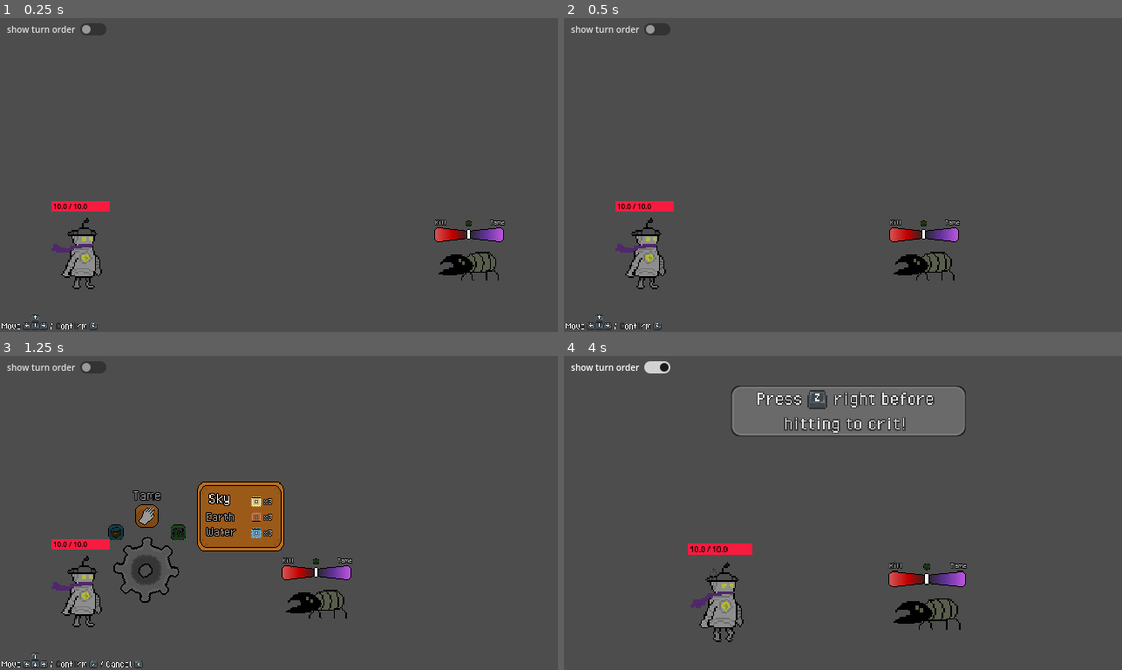
Above: before the commit, frames 1-4 (two rows, left to right).
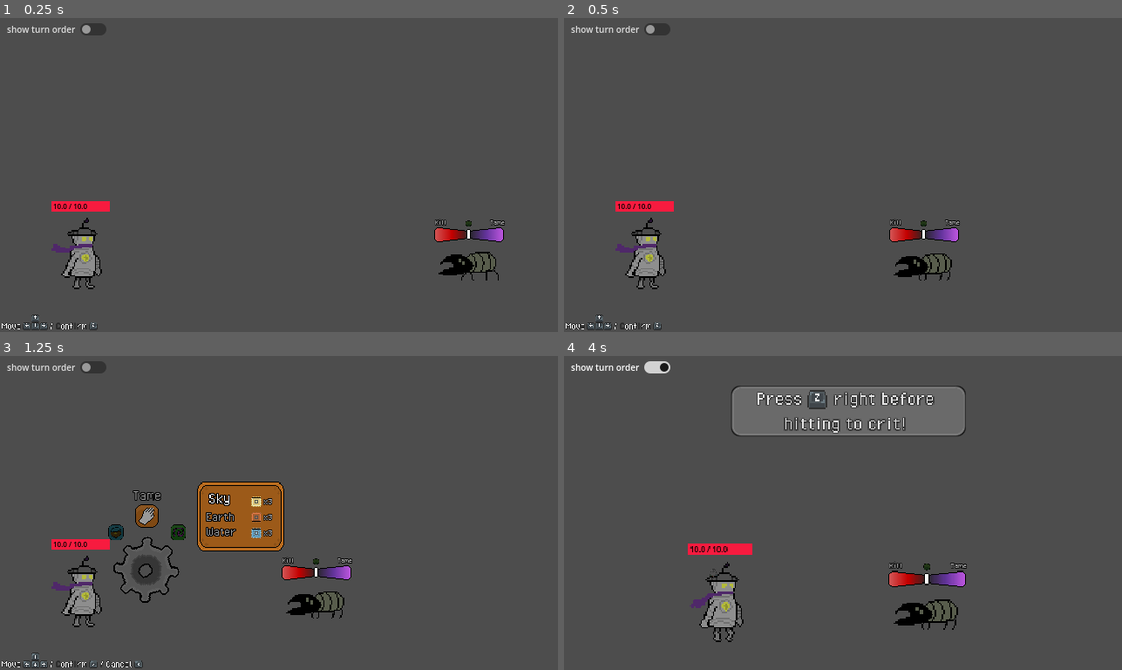
Above: after the commit, the same moments.

Repository: greeeegartur/cgvr-thesis
Game: Godot game, scene res://Scenes/CombatScene.tscn
The game is run twice, just before and just after one commit, with the same random seed, the same clock (stepped at 60 frames per second) and the same inputs.
Inputs:
- Up to frame 1 (0.25 s): no input
- Up to frame 2 (0.5 s): no input
- Up to frame 3 (1.25 s): tap Enter (ui_accept) at 0.5, 0.77 s; hold Right (ui_right) from 0.53 s (still down)
- Up to frame 4 (4 s): release Right (ui_right) at 1.25 s; click "show turn order" at 1.25 s; hold Down (ui_down) 2.03-2.78 s; tap Enter (ui_accept) at 2.27, 3.77 s; hold Right (ui_right) 2.78-3.53 s; hold Up (ui_up) from 3.53 s (still down)

Frame 1 is identical in both runs. In frame 2, 0.2% of the frame differs, in the area x 59-70%, y 74-84%; in frame 3, 0.2%; in frame 4, 0.3%, in the area x 59-72%, y 77-88%.

Commit message:
Creature animations, polishes + partial BG done
Added animations for all creatures so far. Also started work on the Jungle background

Diff:
--- a/droidream/Scenes/Entities/Bat/Bat.tscn
+++ b/droidream/Scenes/Entities/Bat/Bat.tscn
@@ -167,91 +167,17 @@
 "update": 1,
 "values": [0]
 }
-
-[sub_resource type="Animation" id="Animation_6ly4o"]
-resource_name = "death"
-length = 0.4
-tracks/0/type = "value"
-tracks/0/imported = false
-tracks/0/enabled = true
-tracks/0/path = NodePath("..:modulate")
-tracks/0/interp = 1
-tracks/0/loop_wrap = true
-tracks/0/keys = {
-"times": PackedFloat32Array(0, 0.4),
-"transitions": PackedFloat32Array(1, 1),
-"update": 0,
-"values": [Color(0.9076336, 0.109008394, 0.13615158, 1), Color(1, 1, 1, 0)]
-}
-tracks/1/type = "value"
-tracks/1/imported = false
-tracks/1/enabled = true
-tracks/1/path = NodePath("../../EnemyAxisBar:modulate")
-tracks/1/interp = 1
-tracks/1/loop_wrap = true
-tracks/1/keys = {
-"times": PackedFloat32Array(0, 0.4),
-"transitions": PackedFloat32Array(1, 1),
-"update": 0,
-"values": [Color(1, 1, 1, 1), Color(1, 1, 1, 0)]
-}
-
-[sub_resource type="Animation" id="Animation_7naox"]
-resource_name = "subdue"
-length = 0.4
-tracks/0/type = "value"
-tracks/0/imported = false
-tracks/0/enabled = true
-tracks/0/path = NodePath("..:modulate")
-tracks/0/interp = 1
-tracks/0/loop_wrap = true
-tracks/0/keys = {
-"times": PackedFloat32Array(0, 0.4),
-"transitions": PackedFloat32Array(1, 1),
-"update": 0,
-"values": [Color(1, 1, 1, 1), Color(1, 1, 1, 0.39215687)]
-}
-tracks/1/type = "value"
-tracks/1/imported = false
-tracks/1/enabled = true
-tracks/1/path = NodePath("../../EnemyAxisBar:modulate")
-tracks/1/interp = 1
-tracks/1/loop_wrap = true
-tracks/1/keys = {
-"times": PackedFloat32Array(0, 0.4),
-"transitions": PackedFloat32Array(1, 1),
-"update": 0,
-"values": [Color(1, 1, 1, 1), Color(1, 1, 1, 0)]
-}
-
-[sub_resource type="Animation" id="Animation_ovd4s"]
-resource_name = "bat_sweep"
-length = 2.7
-tracks/0/type = "value"
-tracks/0/imported = false
-tracks/0/enabled = true
-tracks/0/path = NodePath("..:position")
-tracks/0/interp = 1
-tracks/0/loop_wrap = true
-tracks/0/keys = {
-"times": PackedFloat32Array(0, 0.23333332, 1.0333333, 1.3666666, 1.5666667, 2.0666666, 2.1333334, 2.7),
-"transitions": PackedFloat32Array(1, 4.9245768, 0.6597541, 0.7071066, 0.35355338, 1, 1.7411013, 0.4665165),
-"update": 0,
-"values": [Vector2(0, -12), Vector2(3, -16), Vector2(-16.009491, 10), Vector2(-44.540806, 19.91436), Vector2(-64.265785, 8.855944), Vector2(-73, -16), Vector2(-73, -16), Vector2(0, -12)]
-}
-tracks/1/type = "method"
-tracks/1/imported = false
-tracks/1/enabled = true
-tracks/1/path = NodePath("../..")
-tracks/1/interp = 1
-tracks/1/loop_wrap = true
-tracks/1/keys = {
-"times": PackedFloat32Array(1.7),
-"transitions": PackedFloat32Array(1),
-"values": [{
-"args": [],
-"method": &"on_attack_hit"
-}]
+tracks/6/type = "value"
+tracks/6/imported = false
+tracks/6/enabled = true
+tracks/6/path = NodePath(".:frame")
+tracks/6/interp = 1
+tracks/6/loop_wrap = true
+tracks/6/keys = {
+"times": PackedFloat32Array(0),
+"transitions": PackedFloat32Array(1),
+"update": 1,
+"values": [0]
 }
 
 [sub_resource type="Animation" id="Animation_pgv5r"]
@@ -317,6 +243,133 @@
 "update": 1,
 "values": [0, 1, 2, 3, 0]
 }
+tracks/5/type = "value"
+tracks/5/imported = false
+tracks/5/enabled = true
+tracks/5/path = NodePath(".:frame")
+tracks/5/interp = 1
+tracks/5/loop_wrap = true
+tracks/5/keys = {
+"times": PackedFloat32Array(0, 0.16666667, 0.33584252, 0.5025092, 0.6869506, 0.96666664, 1.2666667),
+"transitions": PackedFloat32Array(1, 1, 1, 1, 1, 1, 1),
+"update": 1,
+"values": [0, 1, 0, 1, 0, 1, 0]
+}
+
+[sub_resource type="Animation" id="Animation_ovd4s"]
+resource_name = "bat_sweep"
+length = 2.7
+tracks/0/type = "value"
+tracks/0/imported = false
+tracks/0/enabled = true
+tracks/0/path = NodePath("..:position")
+tracks/0/interp = 1
+tracks/0/loop_wrap = true
+tracks/0/keys = {
+"times": PackedFloat32Array(0, 0.23333332, 1.0333333, 1.5666667, 2.0666666, 2.1333334, 2.7),
+"transitions": PackedFloat32Array(1, 4.9245768, 0.6597541, 0.35355338, 1, 1.7411013, 0.4665165),
+"update": 0,
+"values": [Vector2(0, -12), Vector2(3, -16), Vector2(-16.009491, 10), Vector2(-64.265785, 8.855944), Vector2(-73, -16), Vector2(-73, -16), Vector2(0, -12)]
+}
+tracks/1/type = "method"
+tracks/1/imported = false
+tracks/1/enabled = true
+tracks/1/path = NodePath("../..")
+tracks/1/interp = 1
+tracks/1/loop_wrap = true
+tracks/1/keys = {
+"times": PackedFloat32Array(1.7),
+"transitions": PackedFloat32Array(1),
+"values": [{
+"args": [],
+"method": &"on_attack_hit"
+}]
+}
+tracks/2/type = "value"
+tracks/2/imported = false
+tracks/2/enabled = true
+tracks/2/path = NodePath(".:frame")
+tracks/2/interp = 1
+tracks/2/loop_wrap = true
+tracks/2/keys = {
+"times": PackedFloat32Array(0, 0.2, 0.53333336, 0.73333335, 1.6999999, 2.0666666, 2.26208, 2.46208, 2.6381679),
+"transitions": PackedFloat32Array(1, 1, 1, 1, 1, 1, 1, 1, 1),
+"update": 1,
+"values": [0, 1, 0, 1, 0, 1, 0, 1, 0]
+}
+
+[sub_resource type="Animation" id="Animation_6ly4o"]
+resource_name = "death"
+length = 0.4
+tracks/0/type = "value"
+tracks/0/imported = false
+tracks/0/enabled = true
+tracks/0/path = NodePath("..:modulate")
+tracks/0/interp = 1
+tracks/0/loop_wrap = true
+tracks/0/keys = {
+"times": PackedFloat32Array(0, 0.4),
+"transitions": PackedFloat32Array(1, 1),
+"update": 0,
+"values": [Color(0.9076336, 0.109008394, 0.13615158, 1), Color(1, 1, 1, 0)]
+}
+tracks/1/type = "value"
+tracks/1/imported = false
+tracks/1/enabled = true
+tracks/1/path = NodePath("../../EnemyAxisBar:modulate")
+tracks/1/interp = 1
+tracks/1/loop_wrap = true
+tracks/1/keys = {
+"times": PackedFloat32Array(0, 0.4),
+"transitions": PackedFloat32Array(1, 1),
+"update": 0,
+"values": [Color(1, 1, 1, 1), Color(1, 1, 1, 0)]
+}
+
+[sub_resource type="Animation" id="Animation_7naox"]
+resource_name = "subdue"
+length = 0.4
+tracks/0/type = "value"
+tracks/0/imported = false
+tracks/0/enabled = true
+tracks/0/path = NodePath("..:modulate")
+tracks/0/interp = 1
+tracks/0/loop_wrap = true
+tracks/0/keys = {
+"times": PackedFloat32Array(0, 0.4),
+"transitions": PackedFloat32Array(1, 1),
+"update": 0,
+"values": [Color(1, 1, 1, 1), Color(1, 1, 1, 0.39215687)]
+}
+tracks/1/type = "value"
+tracks/1/imported = false
+tracks/1/enabled = true
+tracks/1/path = NodePath("../../EnemyAxisBar:modulate")
+tracks/1/interp = 1
+tracks/1/loop_wrap = true
+tracks/1/keys = {
+"times": PackedFloat32Array(0, 0.4),
+"transitions": PackedFloat32Array(1, 1),
+"update": 0,
+"values": [Color(1, 1, 1, 1), Color(1, 1, 1, 0)]
+}
+
+[sub_resource type="Animation" id="Animation_qg26n"]
+resource_name = "idle"
+length = 0.7
+loop_mode = 1
+tracks/0/type = "value"
+tracks/0/imported = false
+tracks/0/enabled = true
+tracks/0/path = NodePath(".:frame")
+tracks/0/interp = 1
+tracks/0/loop_wrap = true
+tracks/0/keys = {
+"times": PackedFloat32Array(0, 0.35),
+"transitions": PackedFloat32Array(1, 1),
+"update": 1,
+"values": [0, 1]
+}
 
 [sub_resource type="AnimationLibrary" id="AnimationLibrary_ej3yk"]
 _data = {
@@ -324,6 +377,7 @@
 &"bat_spawn": SubResource("Animation_pgv5r"),
 &"bat_sweep": SubResource("Animation_ovd4s"),
 &"death": SubResource("Animation_6ly4o"),
+&"idle": SubResource("Animation_qg26n"),
 &"subdue": SubResource("Animation_7naox")
 }
 
@@ -345,6 +399,7 @@
 position = Vector2(-6.0000005, 0)
 scale = Vector2(1.6, 1.6)
 texture = ExtResource("3_ovd4s")
+vframes = 2
 
 [node name="TargetArrow" type="Node2D" parent="."]
 visible = false
@@ -363,6 +418,7 @@
 libraries = {
 &"": SubResource("AnimationLibrary_ej3yk")
 }
+autoplay = "idle"
 
 [node name="TurnOrder" type="Label" parent="."]
 visible = false
--- a/droidream/Scenes/Entities/Beetle/Beetle.tscn
+++ b/droidream/Scenes/Entities/Beetle/Beetle.tscn
@@ -112,6 +112,18 @@
 "update": 0,
 "values": [Vector2(0, 0), Vector2(33, 0), Vector2(33, 0), Vector2(-53, 0), Vector2(-53.5, 0), Vector2(0, 0)]
 }
+tracks/2/type = "value"
+tracks/2/imported = false
+tracks/2/enabled = true
+tracks/2/path = NodePath("Visual/Sprite2D:frame")
+tracks/2/interp = 1
+tracks/2/loop_wrap = true
+tracks/2/keys = {
+"times": PackedFloat32Array(0, 0.1, 0.19958426, 0.29958427, 0.40295467, 0.50295466, 0.6003754, 0.70037544, 0.76666665, 1.2640337, 1.3, 1.333807, 1.3697733, 1.4106119, 1.4465781, 1.4803852, 1.5163515, 1.5548315, 1.5907978, 1.6246048, 1.6605711, 1.7003279, 1.7362942, 1.7728056, 1.8666667, 2.033749, 2.1333334, 2.2331612, 2.3327456, 2.4403179, 2.5399022, 2.63973, 2.7393143, 2.8333335, 2.9666667),
+"transitions": PackedFloat32Array(1, 1, 1, 1, 1, 1, 1, 1, 1, 1, 1, 1, 1, 1, 1, 1, 1, 1, 1, 1, 1, 1, 1, 1, 1, 1, 1, 1, 1, 1, 1, 1, 1, 1, 1),
+"update": 1,
+"values": [0, 1, 0, 1, 0, 1, 0, 1, 0, 1, 0, 1, 0, 1, 0, 1, 0, 1, 0, 1, 0, 1, 0, 1, 0, 1, 0, 1, 0, 1, 0, 1, 0, 1, 0]
+}
 
 [sub_resource type="Animation" id="Animation_hei77"]
 resource_name = "death"
@@ -167,6 +179,23 @@
 "transitions": PackedFloat32Array(1, 1),
 "update": 0,
 "values": [Color(1, 1, 1, 1), Color(1, 1, 1, 0)]
+}
+
+[sub_resource type="Animation" id="Animation_flvfi"]
+resource_name = "beetle_idle"
+length = 0.8
+loop_mode = 1
+tracks/0/type = "value"
+tracks/0/imported = false
+tracks/0/enabled = true
+tracks/0/path = NodePath("Visual/Sprite2D:frame")
+tracks/0/interp = 1
+tracks/0/loop_wrap = true
+tracks/0/keys = {
+"times": PackedFloat32Array(0, 0.4),
+"transitions": PackedFloat32Array(1, 1),
+"update": 1,
+"values": [0, 1]
 }
 
 [sub_resource type="AnimationLibrary" id="AnimationLibrary_5wbek"]
@@ -174,6 +203,7 @@
 &"RESET": SubResource("Animation_5xyne"),
 &"beetle_tackle": SubResource("Animation_edmr7"),
 &"death": SubResource("Animation_hei77"),
+&"idle": SubResource("Animation_flvfi"),
 &"subdue": SubResource("Animation_0uxmy")
 }
 
@@ -193,6 +223,7 @@
 [node name="Sprite2D" type="Sprite2D" parent="Visual"]
 scale = Vector2(1.5, 1.5)
 texture = ExtResource("1_8bngv")
+vframes = 2
 
 [node name="TargetArrow" type="Node2D" parent="."]
 visible = false
@@ -211,6 +242,7 @@
 libraries = {
 &"": SubResource("AnimationLibrary_5wbek")
 }
+autoplay = "idle"
 
 [node name="TurnOrder" type="Label" parent="."]
 visible = false
--- a/droidream/Scenes/VFX/RewardsScreen.tscn
+++ b/droidream/Scenes/VFX/RewardsScreen.tscn
@@ -30,7 +30,7 @@
 [node name="RewardsContainer" type="VBoxContainer" parent="Panel"]
 layout_mode = 0
 offset_left = 35.0
-offset_top = 62.0
+offset_top = 70.0
 offset_right = 264.0
 offset_bottom = 267.0
 
--- a/droidream/Scripts/Combat/CombatManager.gd
+++ b/droidream/Scripts/Combat/CombatManager.gd
@@ -131,10 +131,17 @@
 	# Making defeated enemies invisible if they exist
 	for e in enemies:
 		if e.is_killed() or e.is_tamed():
-			#var tween := create_tween()
-			#tween.tween_property(e, "modulate:a", 0.0, 1.0)
-			#await tween.finished
-			enemy_visuals[e].visible = false # Turning invisible if creatures are tamed (if they are then they remain in battle)
+			# Turning invisible if creatures are tamed (if they are then they remain in battle)
+			var v = enemy_visuals[e]
+			var fade_tween := create_tween()
+			fade_tween.tween_property(
+				v,
+				"modulate:a",
+				0.0,
+				0.35
+			)
+			await fade_tween.finished
+			v.visible = false
 	spawner.can_spawn = false
 
 	# Data
@@ -144,6 +151,14 @@
 	entity.can_spawn = false # Spawned enemy cannot spawn more enemies
 	add_child(entity)
 	enemies.append(entity)
+
+	# New enemy gets applied correct visual index (if a creature occupied it before, it will get its index)
+	var new_index := enemies.size() - 1
+	if slot_index < enemies.size():
+		var displaced = enemies[slot_index]
+
+		enemies[slot_index] = entity
+		enemies[new_index] = displaced
 
 	# Visual
 	var visual := entity.visual_scene.instantiate()
@@ -159,6 +174,7 @@
 	visual.setup_axis(entity.axis_max, entity.trust_max)
 
 	# Separate entry animation (this specific one is for bats)
+	await get_tree().create_timer(0.15).timeout
 	visual.position.y += -240
 	var tween := create_tween()
 	tween.tween_property(visual, "position", visual.home_position, 0.8)
--- a/droidream/Scripts/Combat/EnemyVisual.gd
+++ b/droidream/Scripts/Combat/EnemyVisual.gd
@@ -20,6 +20,8 @@
 # Shake variables
 @export var shake_strength = 3.0
 @export var crit_shake_strength = 6.0
+var attack_animation_name: String
+var support_animation_name: String
 
 # Position variables + defeated check
 var home_position : Vector2 # The enemy's original position
@@ -30,12 +32,14 @@
 
 # Enemy moves to position, attacks, returns back to original position
 func play_attack(animation_name: String):
+	attack_animation_name = animation_name
 	await _move_to_attack_position(attack_position)
 	attack_started.emit()
 	anim.play(animation_name)
 
 # Enemy support animation (attack method but not moving to attack position)
 func play_support(animation_name: String):
+	support_animation_name = animation_name
 	attack_started.emit()
 	anim.play(animation_name)
 	await anim.animation_finished
@@ -66,6 +70,8 @@
 		return
 	if name == "RESET":
 		return
+	if name == attack_animation_name or name == support_animation_name:
+		anim.play("idle")
 	await _move_to_home_position()
 	attack_finished.emit()
 
--- a/droidream/Scripts/Combat/RewardsScreen.gd
+++ b/droidream/Scripts/Combat/RewardsScreen.gd
@@ -77,24 +77,26 @@
 # Hides rewards menu after input has been made
 func hide_rewards():
 	_stop_gear_spin()
+
 	var tween := create_tween()
 	tween.tween_property(
 		panel,
 		"scale",
-		Vector2(1.0,0.65),
-		0.12
+		Vector2(0.75, 1.0),
+		0.25
 	)
-	tween.tween_property(
+	tween.parallel().tween_property(
 		panel,
 		"scale",
-		Vector2.ZERO,
-		0.35
-	)
+		Vector2(0.0, 0.65),
+		0.3
+	).set_trans(Tween.TRANS_BACK).set_ease(Tween.EASE_IN)
+	await tween.finished
 
-	await get_tree().create_timer(0.05).timeout
-	await tween.finished
 	panel.visible = false
 	visible = false
+	for c in rewards_container.get_children():
+		c.queue_free()
 
 # Gear spin logic from PlayerTurnUI
 func _start_gear_spin():
--- a/droidream/Scripts/Combat/StageFlowController.gd
+++ b/droidream/Scripts/Combat/StageFlowController.gd
@@ -95,6 +95,7 @@
 	# Confirmation
 	await rewards_screen.confirmed # 5. Waits until rewards are confirmed
 	await rewards_screen.hide_rewards() # 6. Hides victory screen menu
+	await get_tree().create_timer(0.15).timeout
 	await _show_boons() # 7. Boon selection
 	player_visual.update_hp(PlayerData.hp, PlayerData.max_hp) # UI updates
 
--- a/droidream/Scripts/Misc/BoonSelectionScreen.gd
+++ b/droidream/Scripts/Misc/BoonSelectionScreen.gd
@@ -57,7 +57,7 @@
 
 	# Containers
 	for i in range(3):
-		await get_tree().create_timer(0.2).timeout
+		await get_tree().create_timer(0.3).timeout
 		containers[i].set_boon(boons[i])
 		containers[i].scale = Vector2.ZERO
 		containers[i].visible = true
@@ -210,6 +210,7 @@
 		0.35
 	)
 	await tween.finished
+	visible = false
 
 # Slower spin (default)
 func _start_gear_spin():
Binary file changed: droidream/Scenes/Entities/Bat/Bat.png
Not shown: 1 places in droidream/Scenes/Entities/Bat/Bat.tscn that only renumber resources
Not shown: 1 places in droidream/Scenes/Entities/Beetle/Beetle.tscn that only renumber resources
Binary file changed: droidream/Scenes/Entities/Beetle/beetle.png
